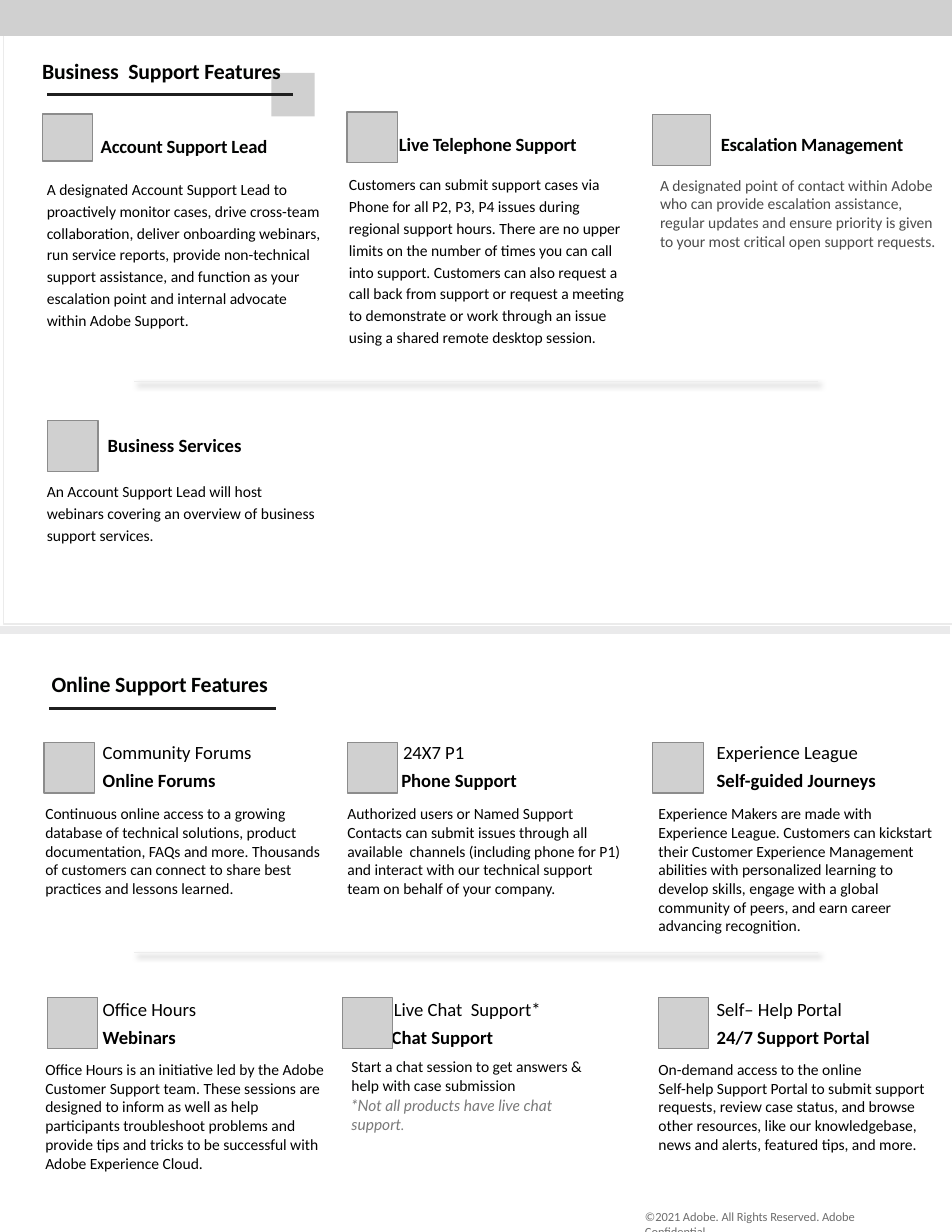
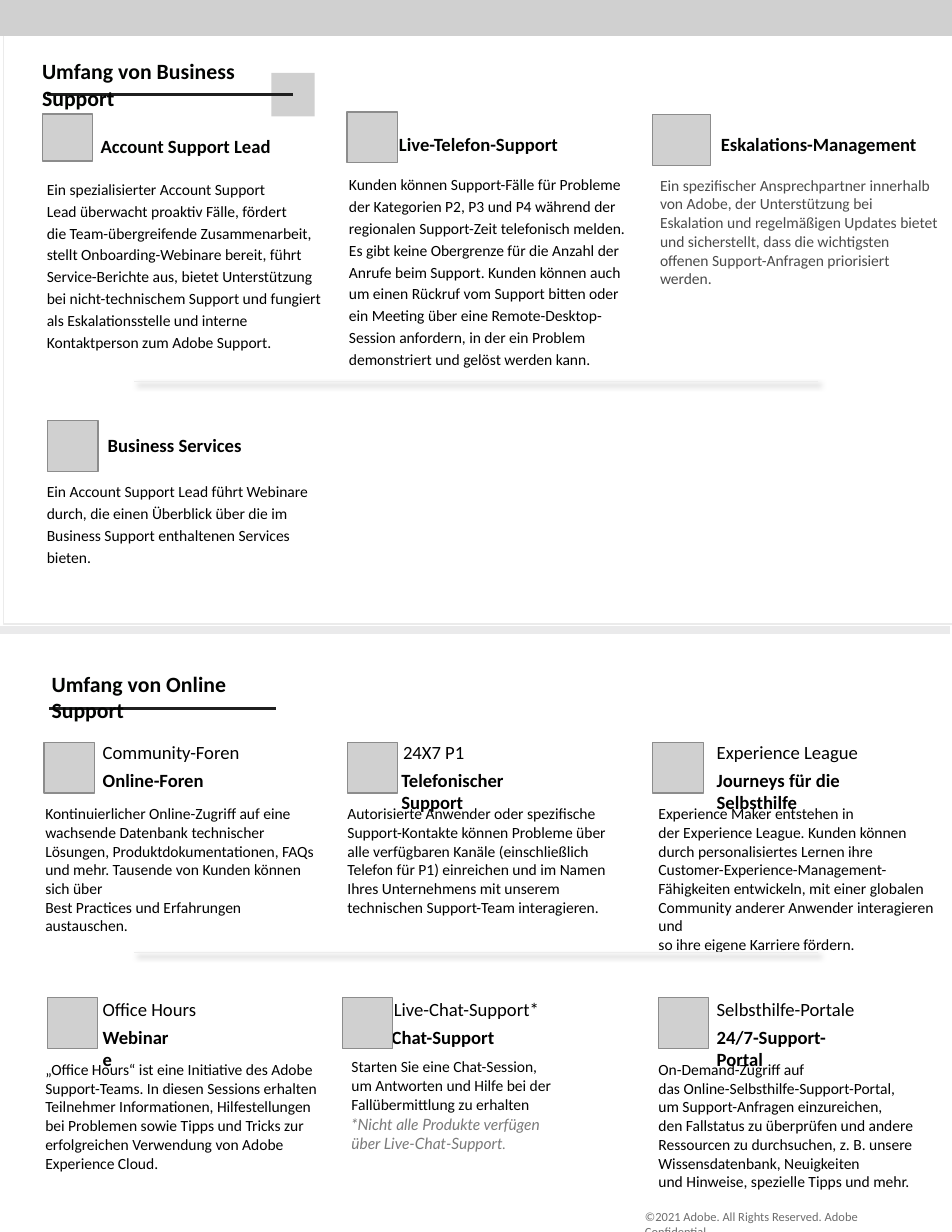
Before and after one commit to AdobeDocs/support-resources.de-DE, a slide deck: slide 2 of help/data-sheets/assets/BusinessSupportDatasheet.pptx. Drawn at 952x1232 pixels with LibreOffice and Linux fonts; fonts in the diff are those of the drawing; grey boxes stand for pictures; background and template pictures are left out. Boxes give left, top, right and bottom in pixels: in the first picture for what was removed or moved away, otherwise in the second. Text is boxed around its words. In the diff, an @@ line names an element or a change of style, - is before the commit and + after.

```diff
--- a/help/data-sheets/assets/BusinessSupportDatasheet.pptx
+++ b/help/data-sheets/assets/BusinessSupportDatasheet.pptx
@@ text at (42, 63, 235, 110): text changed @@
-Business Support Features
+Umfang von Business Support
@@ text "Account Support Lead" at (101, 140, 270, 156): letter spacing -0.1 to 0 pt @@
@@ text at (399, 138, 558, 154): text changed @@
-Live Telephone Support
+Live-Telefon-Support
@@ text at (721, 138, 917, 154): text changed @@
-Escalation Management
+Eskalations-Management
@@ text at (349, 179, 625, 345): text changed @@
-Customers can submit support cases via Phone for all P2, P3, P4 issues during regional support hours. There are no upper limits on the number of times you can call into support. Customers can also request a call back from support or request a meeting to demonstrate or work through an issue using a shared remote desktop session.
+Kunden können Support-Fälle für Probleme der Kategorien P2, P3 und P4 während der regionalen Support-Zeit telefonisch melden. Es gibt keine Obergrenze für die Anzahl der Anrufe beim Support. Kunden können auch um einen Rückruf vom Support bitten oder ein Meeting über eine Remote-Desktop-Session anfordern, in der ein Problem demonstriert und gelöst werden kann.
@@ text at (47, 184, 321, 351): text changed @@
-A designated Account Support Lead to proactively monitor cases, drive cross-team collaboration, deliver onboarding webinars, run service reports, provide non-technical support assistance, and function as your escalation point and internal advocate within Adobe Support.
+Ein spezialisierter Account Support
+Lead überwacht proaktiv Fälle, fördert
+die Team-übergreifende Zusammenarbeit, stellt Onboarding-Webinare bereit, führt Service-Berichte aus, bietet Unterstützung
+bei nicht-technischem Support und fungiert als Eskalationsstelle und interne Kontaktperson zum Adobe Support.
@@ text at (660, 180, 937, 269): text changed @@
-A designated point of contact within Adobe who can provide escalation assistance, regular updates and ensure priority is given to your most critical open support requests.
+Ein spezifischer Ansprechpartner innerhalb von Adobe, der Unterstützung bei Eskalation und regelmäßigen Updates bietet und sicherstellt, dass die wichtigsten offenen Support-Anfragen priorisiert werden.
@@ text at (47, 486, 308, 544): text changed @@
-An Account Support Lead will host webinars covering an overview of business support services.
+Ein Account Support Lead führt Webinare durch, die einen Überblick über die im Business Support enthaltenen Services bieten.
@@ text at (52, 676, 226, 722): text changed @@
-Online Support Features
+Umfang von Online Support
@@ text at (103, 746, 240, 762): text changed @@
-Community Forums
+Community-Foren
@@ text at (103, 774, 204, 787): text changed @@
-Online Forums
+Online-Foren
@@ text at (401, 774, 503, 815): text changed @@
-Phone Support
+Telefonischer Support
@@ text at (717, 774, 840, 815): text changed @@
-Self-guided Journeys
+Journeys für die Selbsthilfe
@@ text at (45, 808, 314, 931): text changed @@
-Continuous online access to a growing database of technical solutions, product documentation, FAQs and more. Thousands of customers can connect to share best practices and lessons learned.
+Kontinuierlicher Online-Zugriff auf eine wachsende Datenbank technischer Lösungen, Produktdokumentationen, FAQs und mehr. Tausende von Kunden können sich über
+Best Practices und Erfahrungen austauschen.
@@ text at (347, 806, 606, 916): text changed @@
-Authorized users or Named Support Contacts can submit issues through all available channels (including phone for P1) and interact with our technical support team on behalf of your company.
+Autorisierte Anwender oder spezifische Support-Kontakte können Probleme über
+alle verfügbaren Kanäle (einschließlich
+Telefon für P1) einreichen und im Namen Ihres Unternehmens mit unserem technischen Support-Team interagieren.
@@ text at (658, 806, 933, 952): text changed @@
-Experience Makers are made with Experience League. Customers can kickstart their Customer Experience Management abilities with personalized learning to develop skills, engage with a global community of peers, and earn career advancing recognition.
+Experience Maker entstehen in
+der Experience League. Kunden können
+durch personalisiertes Lernen ihre Customer-Experience-Management-Fähigkeiten entwickeln, mit einer globalen Community anderer Anwender interagieren und
+so ihre eigene Karriere fördern.
@@ text at (394, 1003, 539, 1019): text changed @@
-Live Chat Support*
+Live-Chat-Support*
@@ text at (717, 1003, 855, 1016): text changed @@
-Self– Help Portal
+Selbsthilfe-Portale
@@ text at (103, 1031, 176, 1044): text changed @@
-Webinars
+Webinare
@@ text at (392, 1029, 494, 1049): text changed @@
-Chat Support
+Chat-Support
@@ text at (717, 1031, 826, 1072): text changed @@
-24/7 Support Portal
+24/7-Support-Portal
@@ text at (45, 1062, 317, 1172): text changed @@
-Office Hours is an initiative led by the Adobe Customer Support team. These sessions are designed to inform as well as help participants troubleshoot problems and provide tips and tricks to be successful with Adobe Experience Cloud.
+„Office Hours“ ist eine Initiative des Adobe Support-Teams. In diesen Sessions erhalten Teilnehmer Informationen, Hilfestellungen
+bei Problemen sowie Tipps und Tricks zur erfolgreichen Verwendung von Adobe Experience Cloud.
@@ text at (351, 1061, 551, 1152): text changed @@
-Start a chat session to get answers & help with case submission
-*Not all products have live chat support.
+Starten Sie eine Chat-Session,
+um Antworten und Hilfe bei der Fallübermittlung zu erhalten
+*Nicht alle Produkte verfügen
+über Live-Chat-Support.
@@ text at (658, 1062, 913, 1190): text changed @@
-On-demand access to the online
-Self-help Support Portal to submit support requests, review case status, and browse other resources, like our knowledgebase, news and alerts, featured tips, and more.
+On-Demand-Zugriff auf
+das Online-Selbsthilfe-Support-Portal,
+um Support-Anfragen einzureichen,
+den Fallstatus zu überprüfen und andere Ressourcen zu durchsuchen, z. B. unsere Wissensdatenbank, Neuigkeiten
+und Hinweise, spezielle Tipps und mehr.
@@ text "©2021 Adobe. All Rights Reserved. ..." at (645, 1212, 858, 1223): letter spacing -0.1 to 0 pt @@
```
Also in this commit, not shown: 2 other slides changed, 7 other files.
